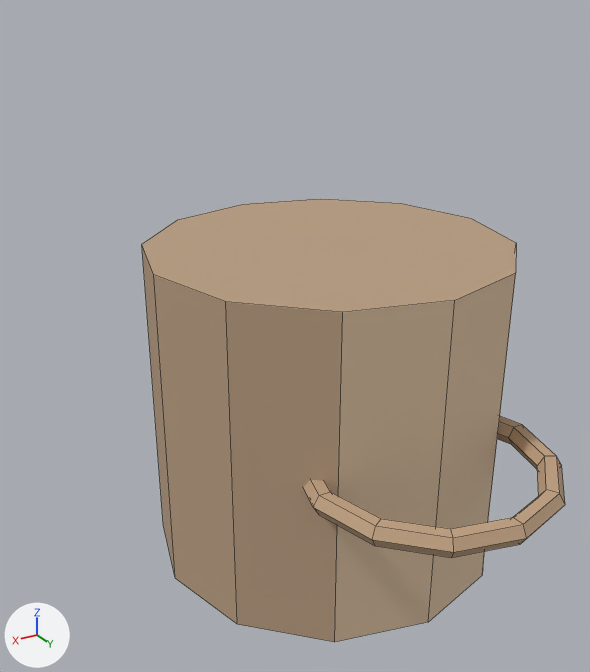
Two versions of the Blender file camping-assets/camping/stump.blend, one commit apart.
Both versions are drawn from a 50 mm lens placed at (0.581, 1.354, 0.542), pointed at (-0.017, 0.356, 0.043). The axes (+X, +Y, +Z) are drawn at lower left. The lights are the same throughout. The picture after the commit comes second. Mesh edges are drawn as thin lines.

The first picture shows 'Stump'.
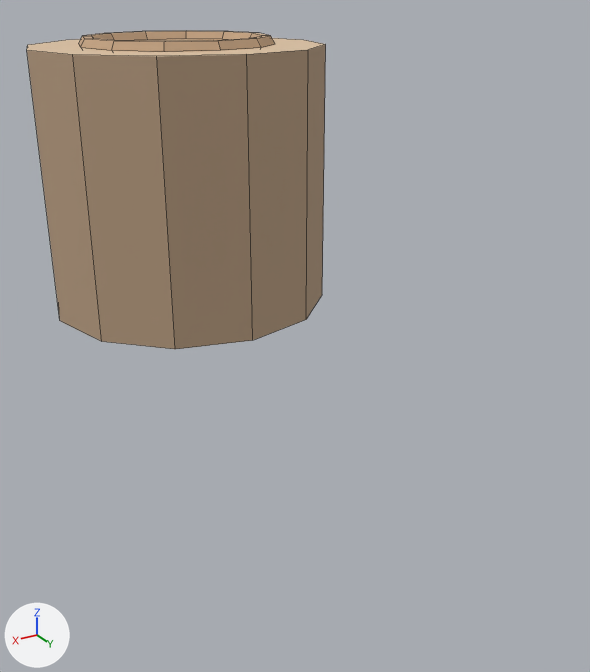
What differs and where, as boxes (x1, y1, x2, y2) in the pictures (590 x 672 px; the box of a moved part takes in the faces that stretch with it):
```json
{"object": "Stump", "change": "reshaped, recoloured", "before": [142, 199, 565, 642], "after": [27, 31, 326, 349], "on screen": "29% narrower, 28% shorter"}
{"part": 1, "of": "me_stump", "change": "moved or reshaped", "before": [142, 199, 516, 642], "after": [27, 38, 326, 349]}
{"part": 2, "of": "me_stump", "change": "moved or reshaped", "before": [303, 416, 565, 558], "after": [79, 31, 275, 52]}
{"part": 3, "of": "me_stump", "change": "recoloured", "before": [142, 199, 516, 312], "after": [27, 38, 325, 56]}
{"part": 4, "of": "me_stump", "change": "recoloured", "before": [335, 273, 516, 642], "after": [157, 50, 308, 349]}
```

Scene script edits in JSON lines:
```json
{"block": "me_stump", "where": "# used by ob_stump; location = (0.0, 0.0, 0.0)"}
{"op": "remove", "block": "me_stump", "code": "me_stump.from_pydata(...)  # 96 vertices, 86 faces; spans x -0.25..0.25, y 0.225..0.866, z -0.225..0.225"}
{"op": "add", "block": "me_stump", "code": "me_stump.from_pydata(...)  # 96 vertices, 86 faces; spans x -0.25..0.25, y -0.25..0.25, z 0.0..0.464"}
{"block": "me_stump", "change": "me_stump part 1: the loose piece of 24 vertices spanning x -0.25..0.25, y 0.225..0.725, z -0.225..0.225 is moved by (0.0, -0.475, 0.225)"}
{"block": "me_stump", "change": "me_stump part 2: the loose piece of 72 vertices spanning x -0.165..0.165, y 0.536..0.866, z -0.013..0.013 is moved by (0.0, -0.701, 0.451)"}
{"block": "me_stump", "change": "me_stump part 3: the 1 face centred in x 0.0, y 0.475, z 0.225 switches from mat_m_bark (beige #b89d81) to mat_m_logend (beige #ddc2a4)"}
{"block": "me_stump", "change": "me_stump part 4: all 2 faces that had it switch from mat_m_logend (beige #ddc2a4) to mat_m_bark (beige #b89d81)"}
```
